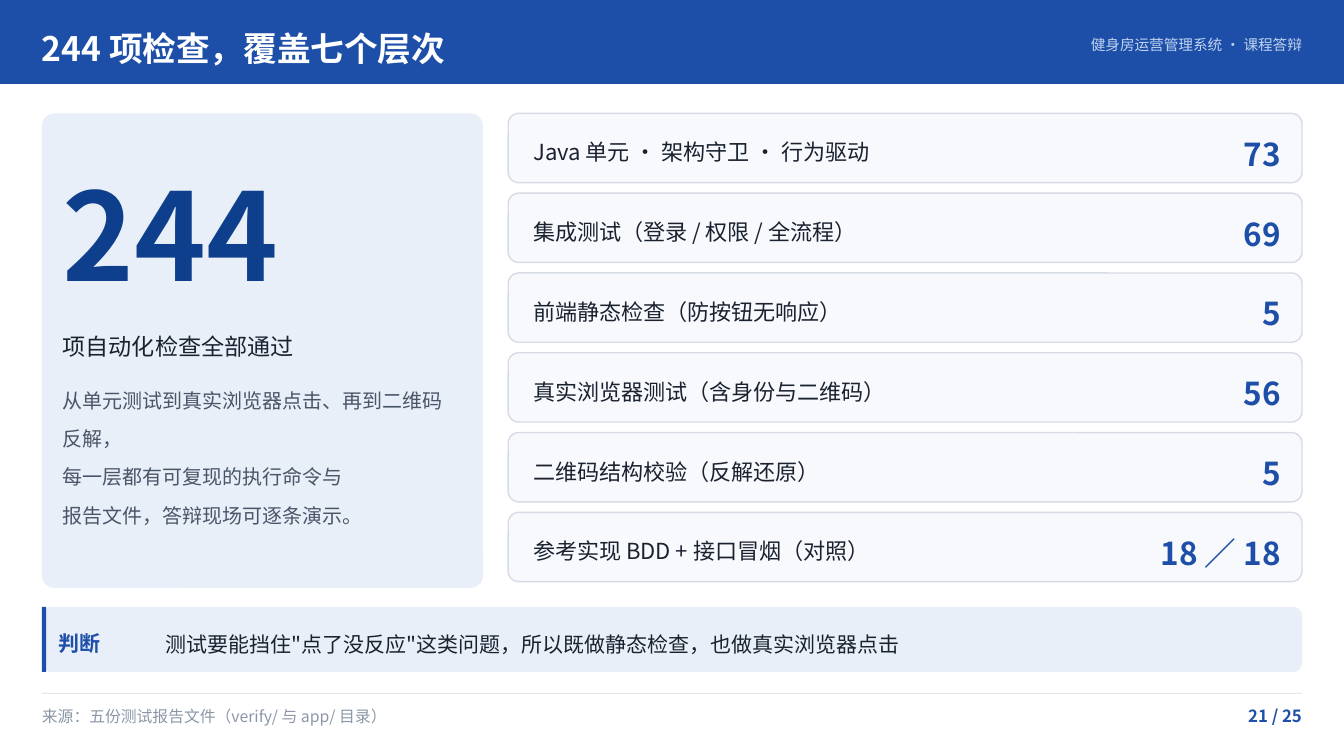
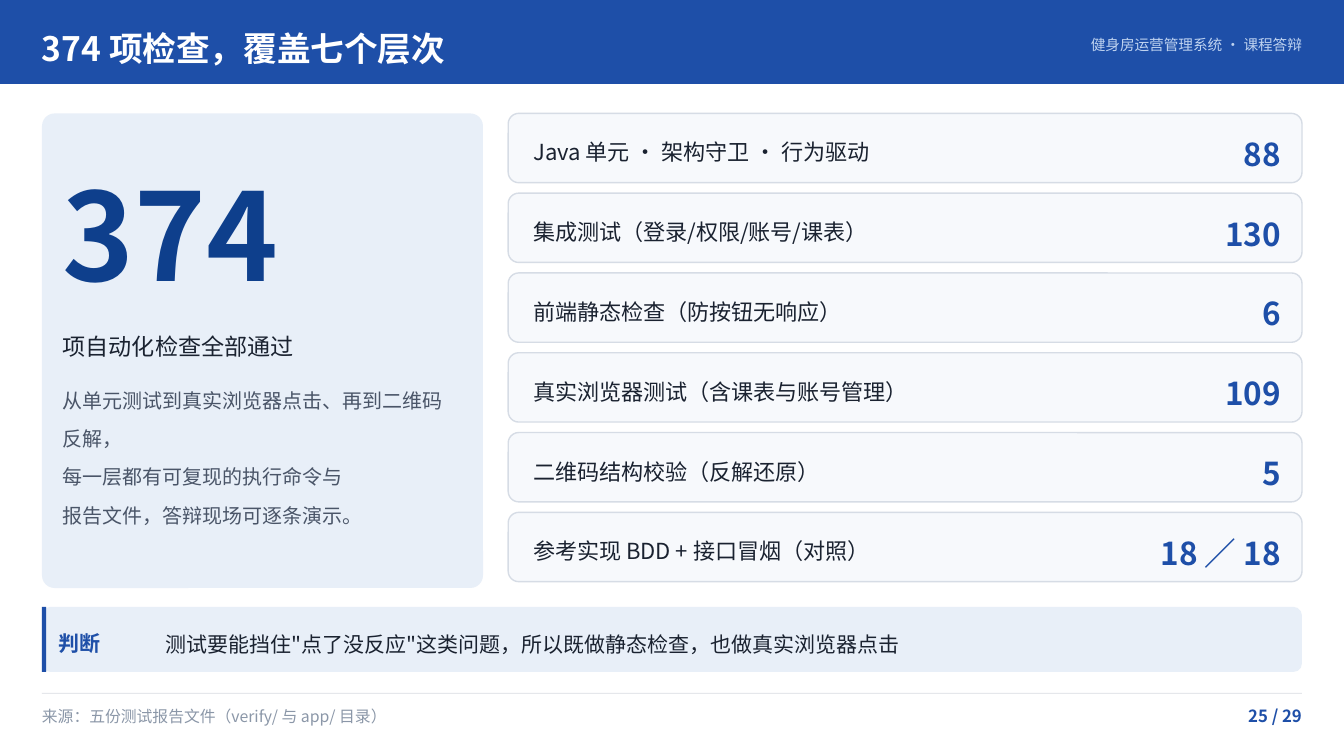
Before and after one commit to site73/gym-management, a slide deck: slide 25 of 10-展示汇报/健身房运营管理系统答辩/健身房运营管理系统答辩.pptx (slide 21 before the commit). Drawn at 1344x756 pixels with LibreOffice and Linux fonts; fonts in the diff are those of the drawing. Boxes give left, top, right and bottom in pixels: in the first picture for what was removed or moved away, otherwise in the second. Text is boxed around its words. In the diff, an @@ line names an element or a change of style, - is before the commit and + after.

Commit message:
feat: 课表式管理与超级管理员账号治理（第二轮迭代）
后端
- 新增 com.gym.timetable 模块：周课表只读聚合视图
  - GET /api/timetable/overview 按角色返回课程课表 + 场馆占用课表
  - GET /api/timetable/courses 、/api/timetable/venues 支持按周/会员/教练/场馆筛选
  - 会员与教练的 scope、memberId、coachId 一律由服务端归一化，越权参数拿不到他人课表
- 新增超级管理员（super_admin）：账号总览、重置密码、启用停用
  - 密码 BCrypt 单向不可逆，不提供明文查看；重置后返回新密码并记审计
  - 不能停用当前登录账号，也不能停用其他超级管理员
- V12 迁移：super_admin 角色 + sys_user.password_reset_at
- DemoScheduleAligner：本周无未来排课时把演示课程/场地预约对齐到本周，避免课表空转

前端
- 新增「周课表」页：会员看本人、教练看本人授课+全店场馆占用、门店看全店
- 课程管理 / 场馆管理支持「列表 ⇄ 周课表」切换，课表卡片可点进编辑
- 新增「账号管理」页（仅超级管理员可见），支持重置密码、启停、搜索与分页
- 登录页新增「超级管理员」身份；课表点击改为事件委托，HTML 统一转义

测试
- 新增 TimetableTest 单元测试 11 项
- 集成测试 +31（账号管理 16 项、周课表 16 项）→ 130
- 浏览器测试 +25（课表三视角与视图切换、账号管理）→ 109
- 合计 88 + 130 + 6 + 5 + 109 + 18 + 18 = 374 项全部通过

文档
- 需求报告新增 S7 组（REQ-M0-006~011、REQ-B3-007/008、REQ-B6-007），需求编号 50 → 59
- 需求—测试覆盖矩阵、系统测试文档同步更新，新增 BUG-015/016
- 答辩 PPT 25 → 29 页（教练端 / 场地预约 / 课表式管理 / 账号管理与密码安全）
- 讲稿新增 4 节并给出 15–22 分钟分档删减方案

```diff
--- a/10-展示汇报/健身房运营管理系统答辩/健身房运营管理系统答辩.pptx
+++ b/10-展示汇报/健身房运营管理系统答辩/健身房运营管理系统答辩.pptx
@@ text at [42, 32, 445, 66]: text changed @@
-244 项检查，覆盖七个层次
+374 项检查，覆盖七个层次
@@ text at [1244, 142, 1281, 167]: text changed @@
-73
+88
@@ text at [63, 189, 279, 283]: text changed @@
-244
+374
@@ text at [533, 221, 867, 244]: text changed @@
-集成测试（登录 / 权限 / 全流程）
+集成测试（登录/权限/账号/课表）
@@ text at [1225, 222, 1281, 247]: text changed @@
-69
+130
@@ text at [1262, 301, 1281, 326]: text changed @@
-5
+6
@@ text at [533, 381, 907, 402]: text changed @@
-真实浏览器测试（含身份与二维码）
+真实浏览器测试（含课表与账号管理）
@@ text at [1225, 381, 1281, 406]: text changed @@
-56
+109
@@ text at [1248, 709, 1302, 723]: text changed @@
-21 / 25
+25 / 29
```
Also in this commit, not shown: 21 other slides changed, 4 slides added, 47 other files.
